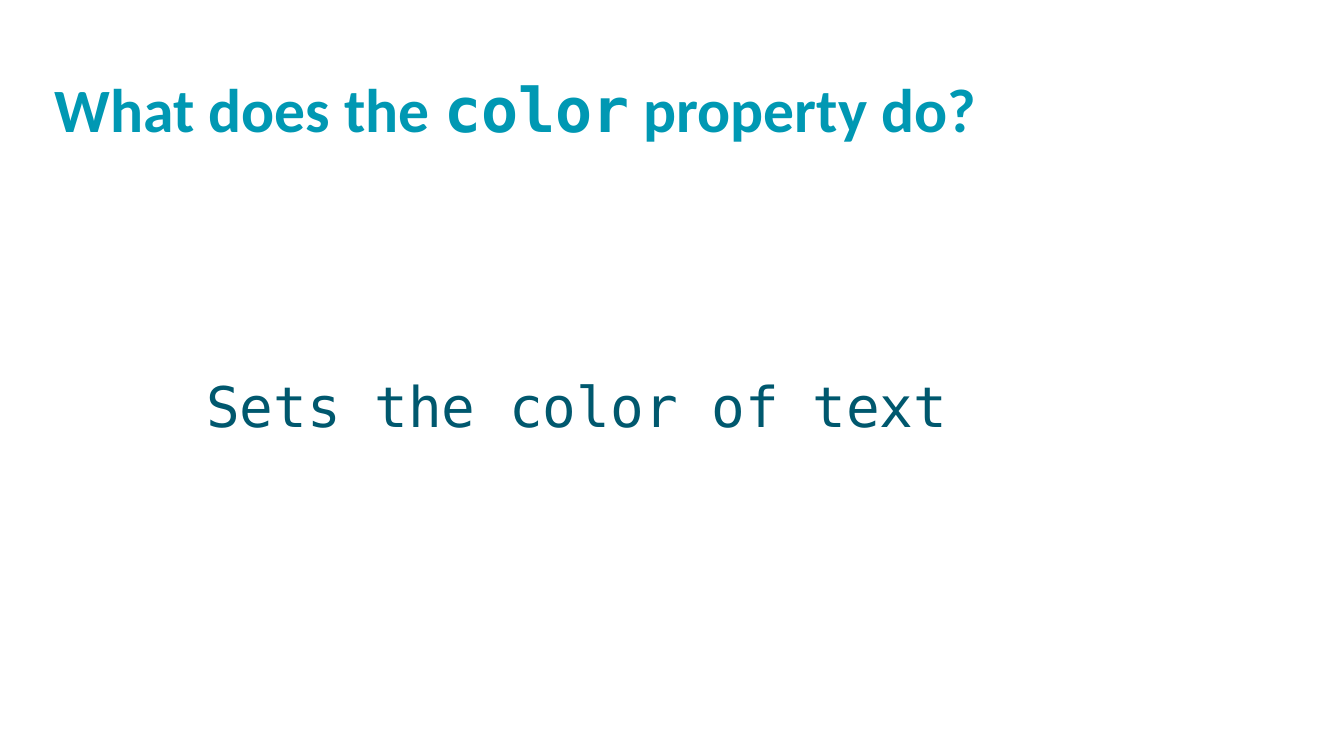
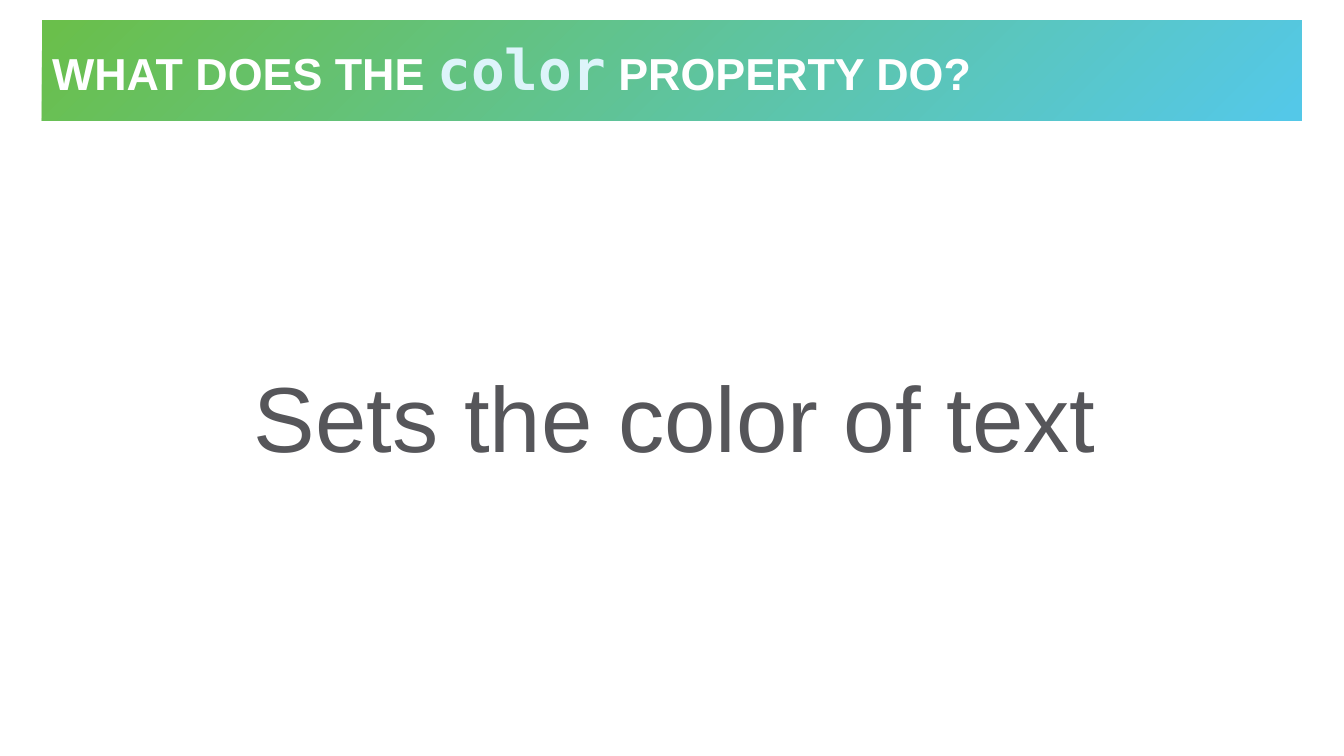
Before and after one commit to hytechclub/web-101, a slide deck: slide 7 of Week06/HtmlCssReviewActivity.pptx. Drawn at 1344x756 pixels with LibreOffice and Linux fonts; fonts in the diff are those of the drawing; background and template pictures are left out. Boxes give left, top, right and bottom in pixels: in the first picture for what was removed or moved away, otherwise in the second. Text is boxed around its words. In the diff, an @@ line names an element or a change of style, - is before the commit and + after.

```diff
--- a/Week06/HtmlCssReviewActivity.pptx
+++ b/Week06/HtmlCssReviewActivity.pptx
@@ title "WHAT DOES THE color PROPERTY ...": place and size @@
-title "WHAT DOES THE color PROPERTY ..." at (55,85,976,142)
+title "WHAT DOES THE color PROPERTY ..." at (42,20,1303,121)
@@ title "WHAT DOES THE color PROPERTY ..." at (42,20,1303,121): vertical alignment top to middle; fill none to gradient #6ABF4B to #54C8E8 @@
@@ title at (52,47,971,91): text changed; size 44 to 32 pt; font Calibri to Arial; text colour #0098B2 to #FFFFFF @@
-What does the color property do?
+WHAT DOES THE color PROPERTY DO?
@@ text "Sets the color of text": place and size @@
-text "Sets the color of text" at (206,384,947,428)
+text "Sets the color of text" at (254,385,1096,453)
@@ text "Sets the color of text" at (254,385,1096,453): size 40 to 66 pt, font DejaVu Sans Mono to Arial, text colour #00586E to #56565A; indent changed; line spacing 0.9 to 1; more space between paragraphs; vertical alignment top to middle @@
```
Also in this commit, not shown: 11 other slides changed, 2 slides added, 2 slides removed, 2 other files.
